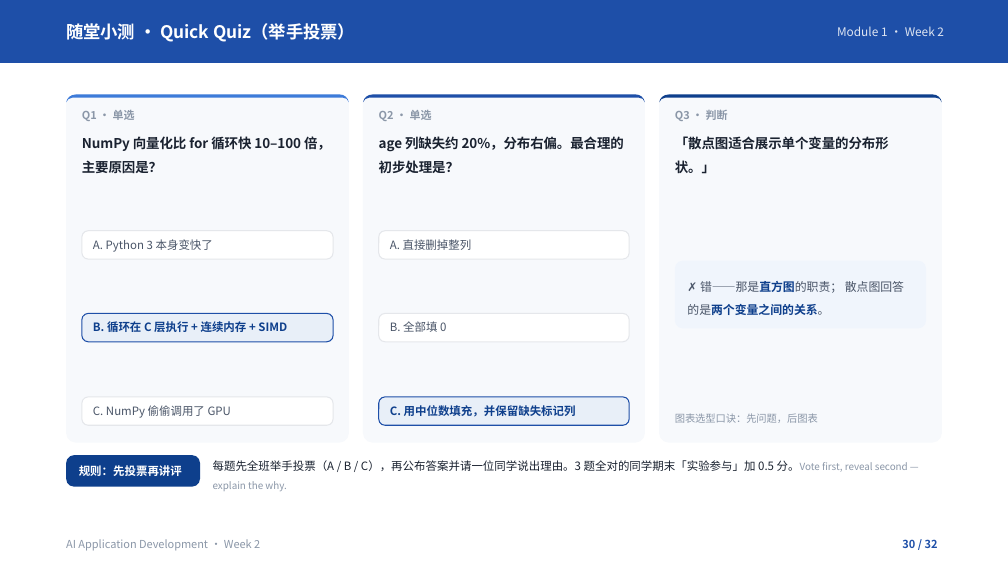
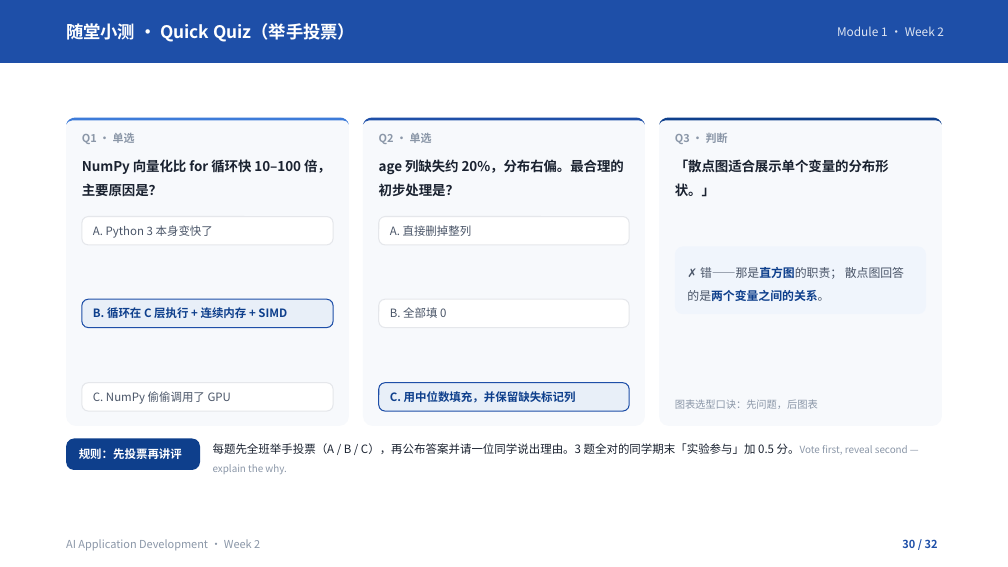
Before and after one commit to klausren/ai-application-development, a slide deck: slide 30 of lectures/week-02/lecture-zh.pptx. Drawn at 1008x567 pixels with LibreOffice and Linux fonts; fonts in the diff are those of the drawing. Boxes give left, top, right and bottom in pixels: in the first picture for what was removed or moved away, otherwise in the second. Text is boxed around its words. In the diff, an @@ line names an element or a change of style, - is before the commit and + after.

```diff
--- a/lectures/week-02/lecture-zh.pptx
+++ b/lectures/week-02/lecture-zh.pptx
@@ rounded rectangle: place and size @@
-rounded rectangle at (67, 95, 349, 442)
+rounded rectangle at (67, 117, 349, 426)
@@ freeform shape: place and size @@
-freeform shape at (67, 95, 349, 442)
+freeform shape at (67, 117, 349, 426)
@@ rounded rectangle: place and size @@
-rounded rectangle at (363, 95, 645, 442)
+rounded rectangle at (363, 117, 645, 426)
@@ freeform shape: place and size @@
-freeform shape at (363, 95, 645, 442)
+freeform shape at (363, 117, 645, 426)
@@ rounded rectangle: place and size @@
-rounded rectangle at (659, 95, 942, 442)
+rounded rectangle at (659, 117, 942, 426)
@@ freeform shape: place and size @@
-freeform shape at (659, 95, 942, 442)
+freeform shape at (659, 117, 942, 426)
@@ 6 texts: place and size @@
-6 texts at (82, 110, 889, 174)
+6 texts at (82, 133, 889, 197)
@@ 10 texts, 8 rounded rectangles: place and size @@
-10 texts, 8 rounded rectangles at (67, 231, 926, 491)
+10 texts, 8 rounded rectangles at (67, 216, 926, 474)
```
Also in this commit, not shown: 13 other slides changed, 1 other file.
